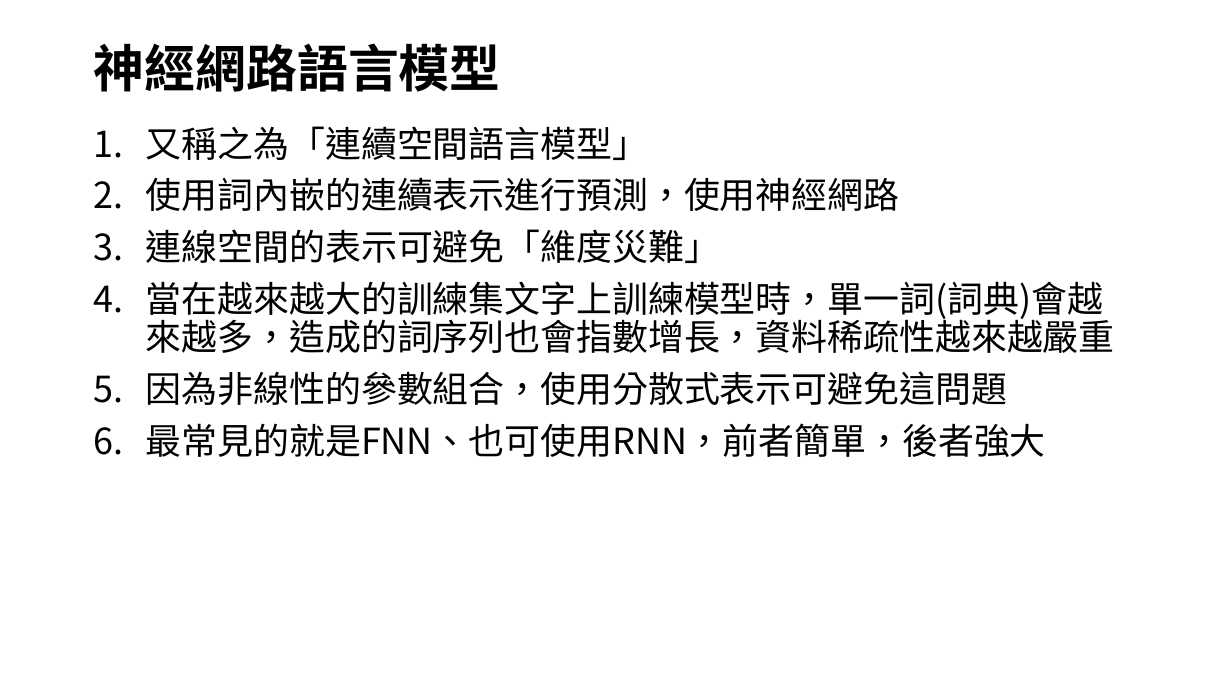
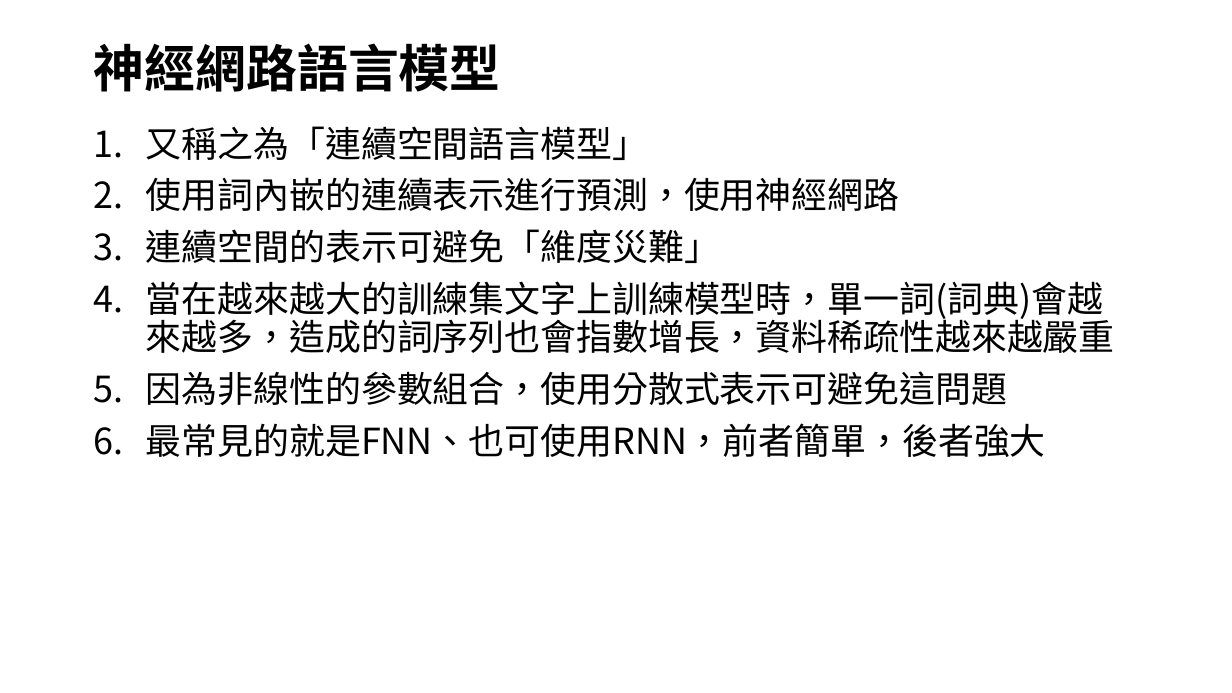
Before and after one commit to joshhu/nlp_must2022, a slide deck: slide 19 of lecture03.pptx. Drawn at 1232x693 pixels with LibreOffice and Linux fonts; fonts in the diff are those of the drawing. Boxes give left, top, right and bottom in pixels: in the first picture for what was removed or moved away, otherwise in the second. Text is boxed around its words. In the diff, an @@ line names an element or a change of style, - is before the commit and + after.

```diff
--- a/lecture03.pptx
+++ b/lecture03.pptx
@@ text at [146,229,720,263]: text changed @@
-3. 連線空間的表示可避免「維度災難」
+3. 連續空間的表示可避免「維度災難」
```
Also in this commit, not shown: 7 other slides changed, 5 other files.
